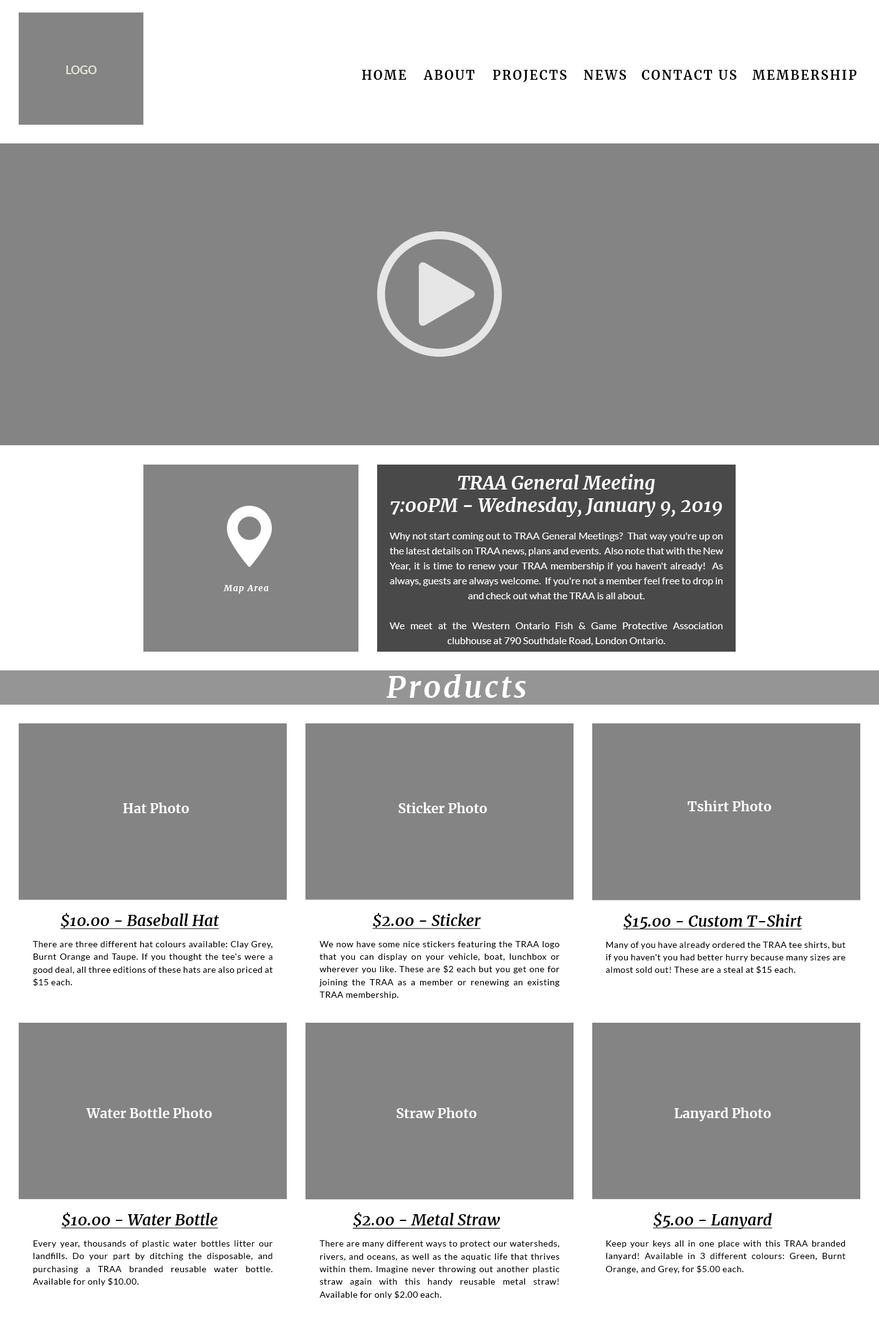
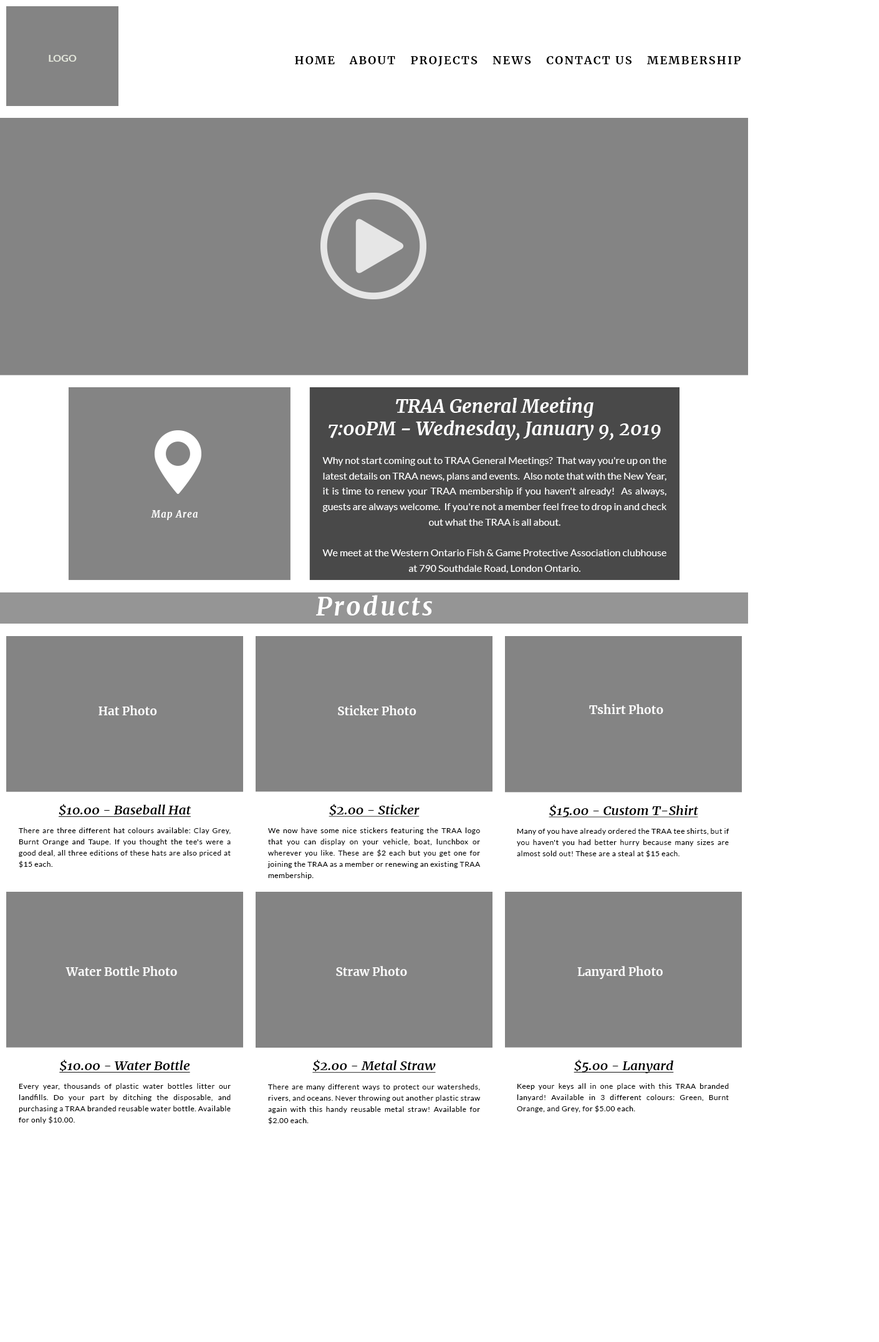
Layer changes from the first 879x1342 image to the second:
painted on "playButton" over <box>320,192,502,357</box>
painted on "video" over <box>0,117,879,446</box>
painted on "mapArea" over <box>68,387,359,652</box>
painted on "TRAA General Meeting 7:00PM - Wednesday, January 9, 2019" over <box>328,397,722,517</box>
painted on "Why not start coming out to TRAA General Meetings? That way yo" over <box>322,457,724,646</box>
painted on "bckground" over <box>309,387,736,652</box>
painted on "prodBanner" over <box>0,592,879,705</box>
painted on "hatDesc" over <box>18,827,274,986</box>
painted on "prod1" over <box>6,635,287,900</box>
painted on "stickerDesc" over <box>267,827,560,999</box>
painted on "prod2" over <box>255,635,574,900</box>
painted on "shirtTitle" (1st of 2, in "Artboard 1" › "Home" › "prodArea" › "tshirt") over <box>548,804,803,930</box>
painted on "shirtDesc" (1st of 2, in "Artboard 1" › "Home" › "prodArea" › "tshirt") over <box>516,827,846,974</box>
painted on "prod3" over <box>505,635,861,901</box>
painted on "bottleTitle" over <box>59,1059,219,1229</box>
painted on "bottledesc" over <box>18,1082,274,1286</box>
painted on "prod4" over <box>6,891,287,1199</box>
painted on "strawTitle" over <box>312,1059,501,1229</box>
painted on "strawDesc" over <box>268,1083,560,1299</box>
painted on "prod5" over <box>255,891,574,1200</box>
painted on "Lanyard Photo" over <box>577,965,772,1121</box>
painted on "shirtTitle" (2nd of 2, in "Artboard 1" › "Home" › "prodArea" › "lanyard") over <box>573,1059,773,1229</box>
painted on "shirtDesc" (2nd of 2, in "Artboard 1" › "Home" › "prodArea" › "lanyard") over <box>516,1082,846,1274</box>
painted on "prod6" over <box>505,891,861,1199</box>
…and 18 more changes (18 painted)
